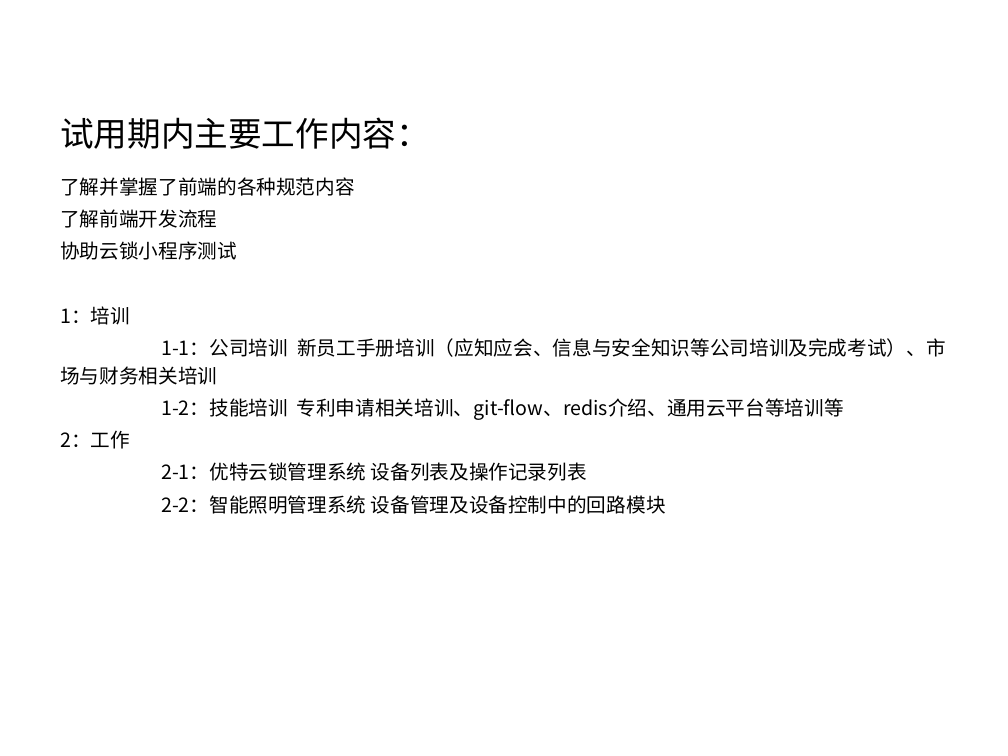
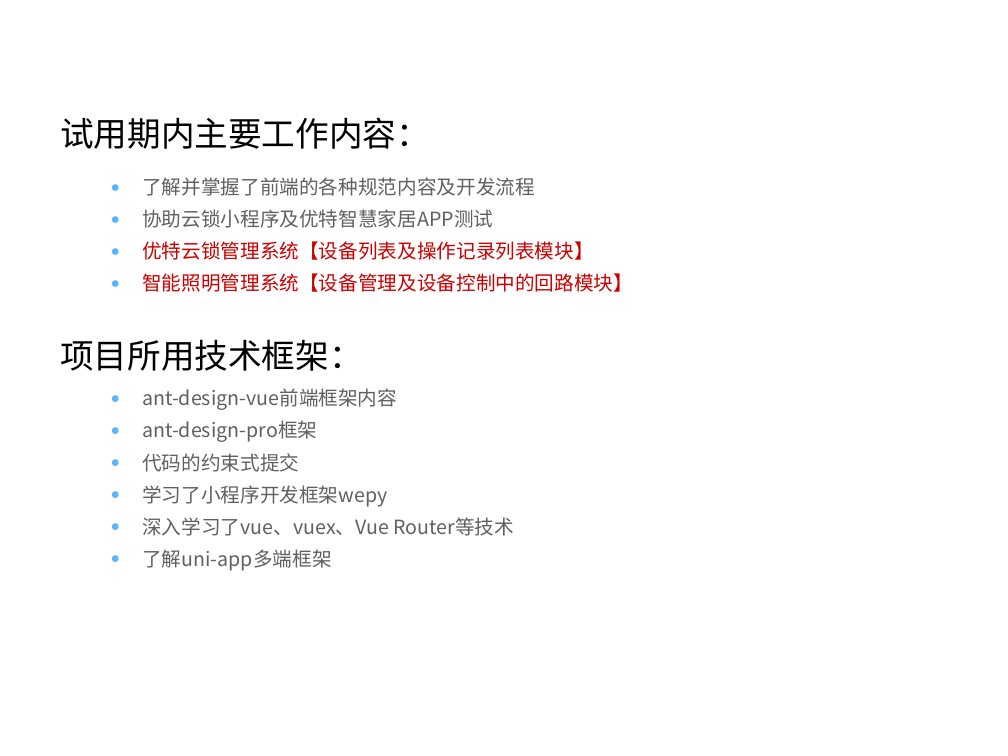
Before and after one commit to zhengyuliang/Blog-Back-Up, a slide deck: slide 9 of ppt/转正答辩汇报_郑宇亮.pptx. Drawn at 1008x756 pixels with LibreOffice and Linux fonts; fonts in the diff are those of the drawing; background and template pictures are left out. Boxes give left, top, right and bottom in pixels: in the first picture for what was removed or moved away, otherwise in the second. Text is boxed around its words. In the diff, an @@ line names an element or a change of style, - is before the commit and + after.

Commit message:
完成了转正报告PPT

```diff
--- a/ppt/转正答辩汇报_郑宇亮.pptx
+++ b/ppt/转正答辩汇报_郑宇亮.pptx
@@ text "试用期总结：工作与成果" at [60,117,430,149]: vertical alignment middle to top @@
@@ text at [60,177,633,571]: text changed; text colour #000000 to #606060 @@
-了解并掌握了前端的各种规范内容
-了解前端开发流程
-协助云锁小程序测试
-1：培训
-1-1：公司培训 新员工手册培训（应知应会、信息与安全知识等公司培训及完成考试）、市场与财务相关培训
-1-2：技能培训 专利申请相关培训、git-flow、redis介绍、通用云平台等培训等
-2：工作
-2-1：优特云锁管理系统 设备列表及操作记录列表
-2-2：智能照明管理系统 设备管理及设备控制中的回路模块
+  ● 了解并掌握了前端的各种规范内容及开发流程
+  ● 协助云锁小程序及优特智慧家居APP测试
+  ● 优特云锁管理系统【设备列表及操作记录列表模块】
+  ● 智能照明管理系统【设备管理及设备控制中的回路模块】
+项目所用技术框架：
+  ● ant-design-vue前端框架内容
+  ● ant-design-pro框架
+  ● 代码的约束式提交
+  ● 学习了小程序开发框架wepy
+  ● 深入学习了vue、vuex、Vue Router等技术
+  ● 了解uni-app多端框架
```
Also in this commit, not shown: 18 other slides changed, 3 slides added, 14 slides removed.
